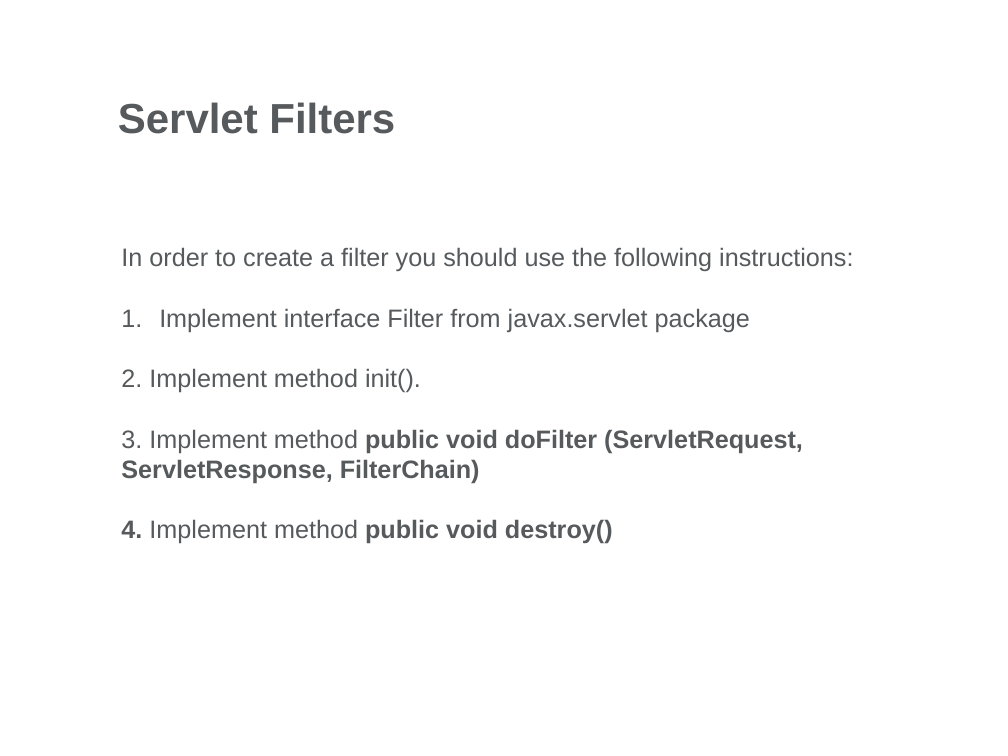
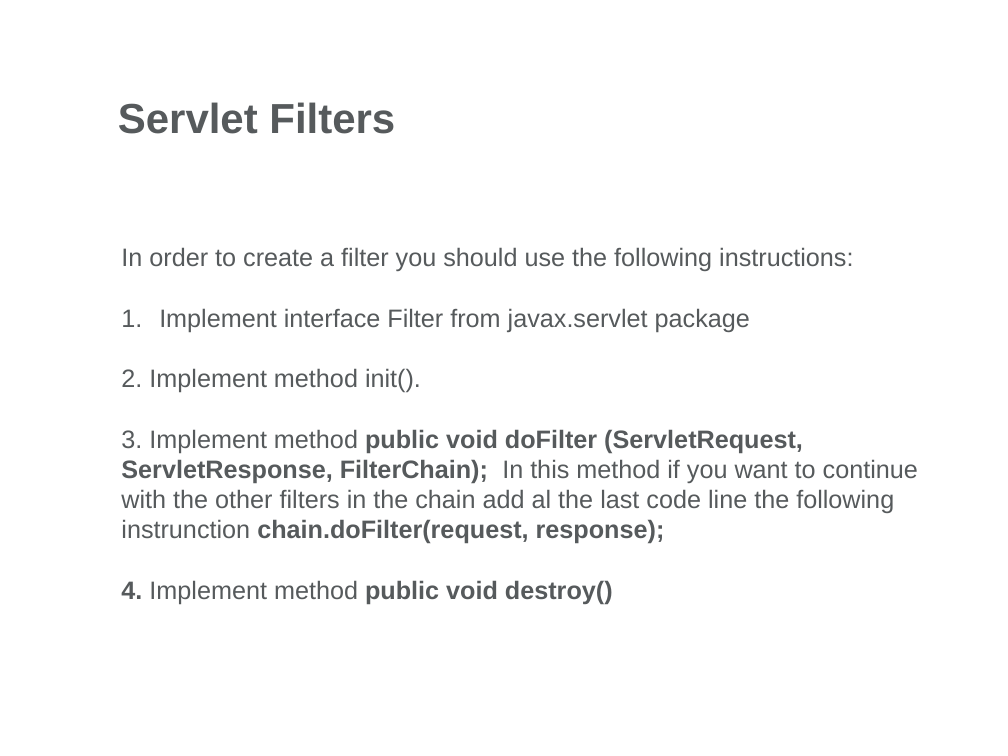
Before and after one commit to radu-duca/JavaDocs, a slide deck: slide 30 of Servlets/Day 2/Docs/Web Presentation-Part2.pptx. Drawn at 1008x756 pixels with LibreOffice and Linux fonts; fonts in the diff are those of the drawing; background and template pictures are left out. Boxes give left, top, right and bottom in pixels: in the first picture for what was removed or moved away, otherwise in the second. Text is boxed around its words. In the diff, an @@ line names an element or a change of style, - is before the commit and + after.

```diff
--- a/Servlets/Day 2/Docs/Web Presentation-Part2.pptx
+++ b/Servlets/Day 2/Docs/Web Presentation-Part2.pptx
@@ text at (x1=121, y1=429, x2=918, y2=543): text changed; bold off @@
-  3. Implement method public void doFilter (ServletRequest, ServletResponse, FilterChain)
+  3. Implement method public void doFilter (ServletRequest, ServletResponse, FilterChain); In this method if you want to continue with the other filters in the chain add al the last code line the following instrunction chain.doFilter(request, response);
```
Also in this commit, not shown: 4 other files.
